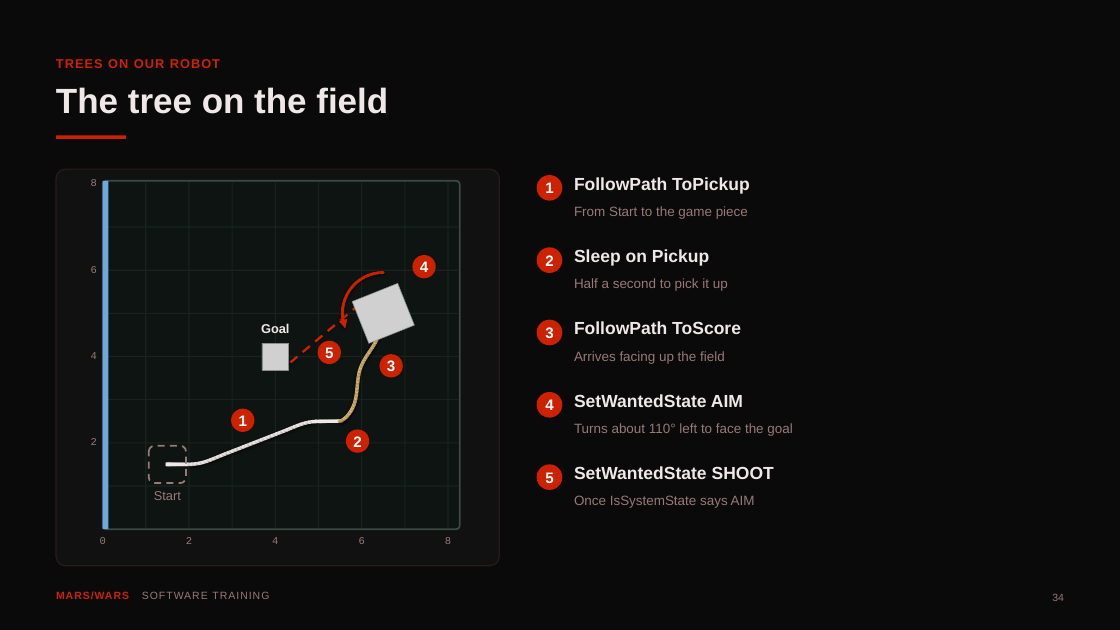
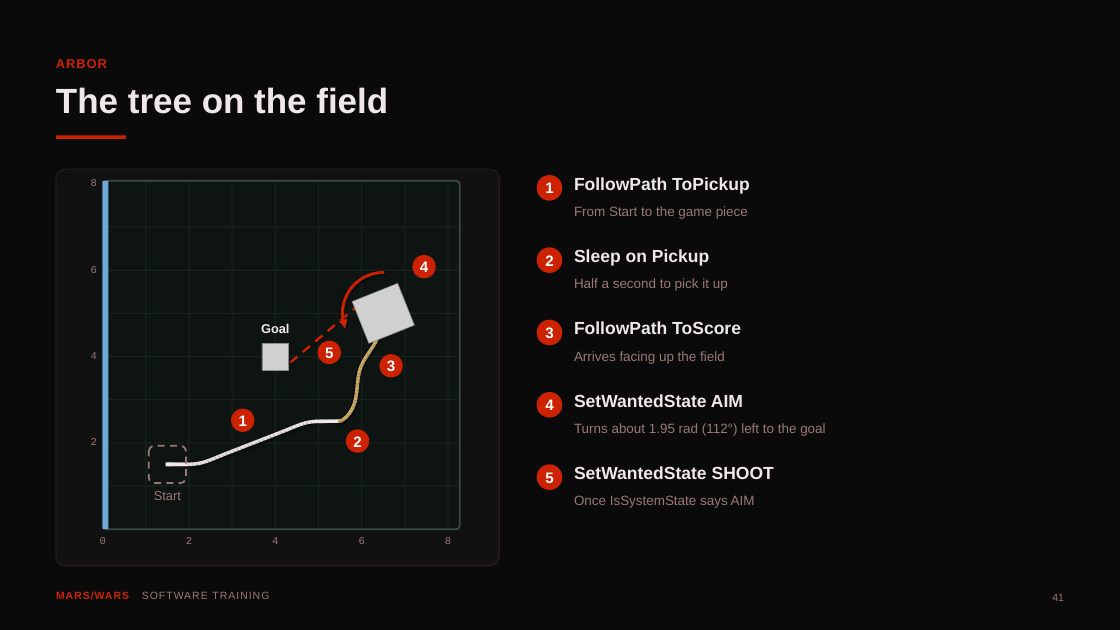
Before and after one commit to FRC-Team-4143/scriptum-lessons, a slide deck: slide 41 of deck9-autonomous.pptx (slide 34 before the commit). Drawn at 1120x630 pixels with LibreOffice and Linux fonts; fonts in the diff are those of the drawing; grey boxes stand for pictures. Boxes give left, top, right and bottom in pixels: in the first picture for what was removed or moved away, otherwise in the second. Text is boxed around its words. In the diff, an @@ line names an element or a change of style, - is before the commit and + after.

```diff
--- a/deck9-autonomous.pptx
+++ b/deck9-autonomous.pptx
@@ text at (x1=56, y1=59, x2=107, y2=68): text changed @@
-TREES ON OUR ROBOT
+ARBOR
@@ text at (x1=574, y1=423, x2=825, y2=436): text changed @@
-Turns about 110° left to face the goal
+Turns about 1.95 rad (112°) left to the goal
@@ text at (x1=1052, y1=594, x2=1064, y2=601): text changed @@
-34
+41
```
Also in this commit, not shown: 37 other slides changed, 7 slides added, 1 other file.
